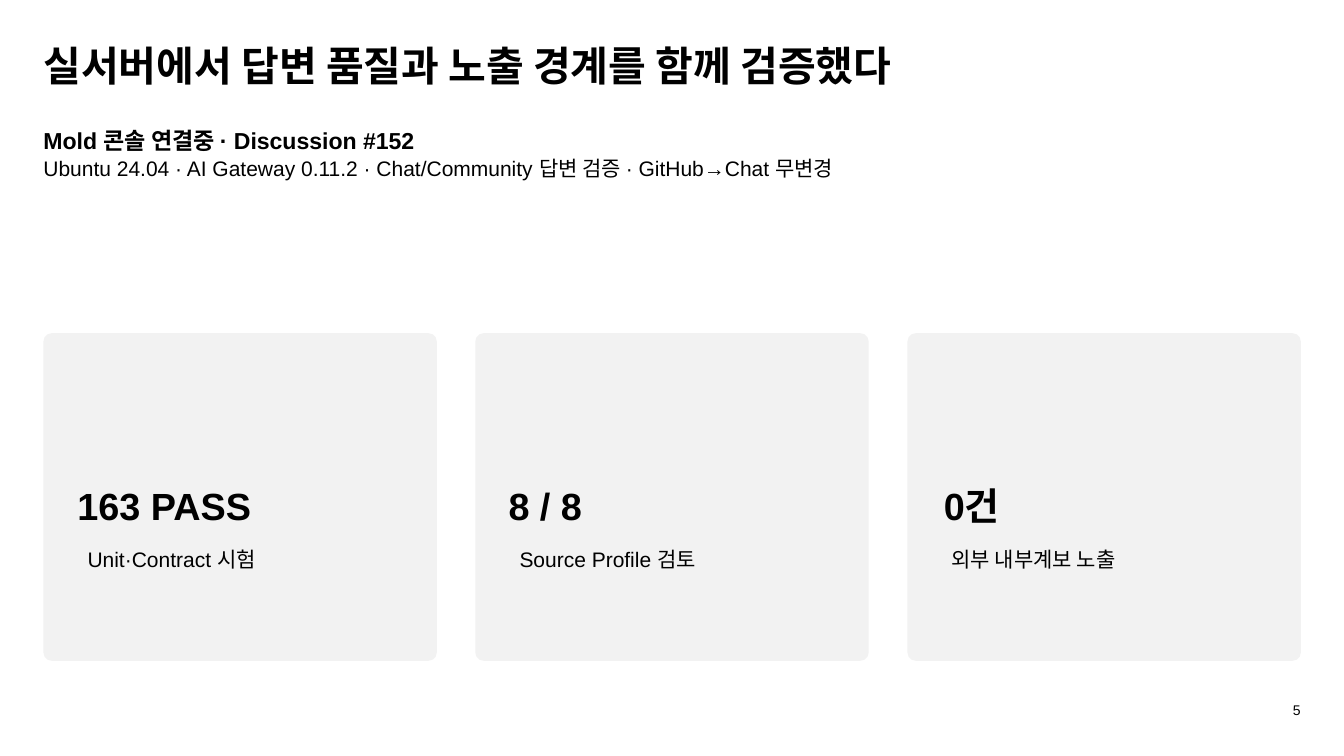
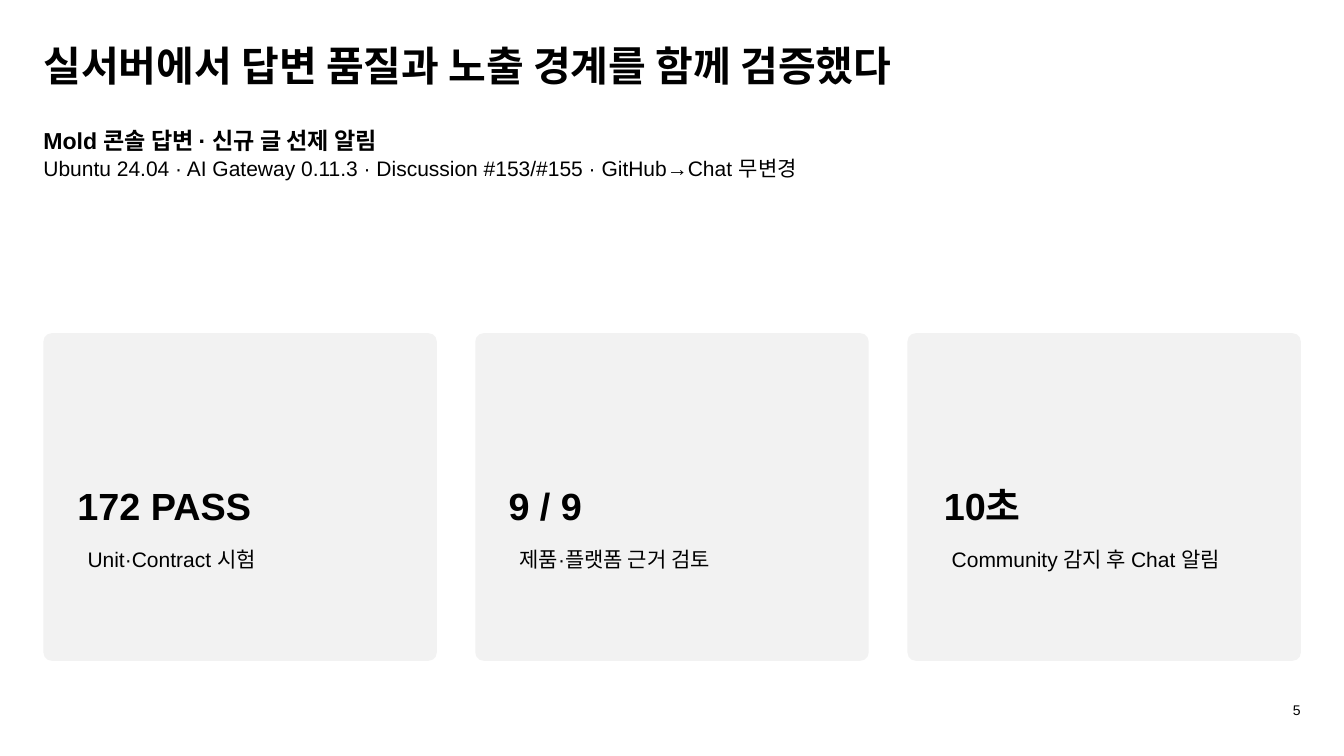
Before and after one commit to ablecloud-team/ablestack-techflow, a slide deck: slide 5 of output/presentation/techflow-versioned-safe-answer.pptx. Drawn at 1344x756 pixels with LibreOffice and Linux fonts; fonts in the diff are those of the drawing. Boxes give left, top, right and bottom in pixels: in the first picture for what was removed or moved away, otherwise in the second. Text is boxed around its words. In the diff, an @@ line names an element or a change of style, - is before the commit and + after.

Commit message:
feat: QEMU VNC 지원 답변과 Community 선제 알림 고도화

```diff
--- a/output/presentation/techflow-versioned-safe-answer.pptx
+++ b/output/presentation/techflow-versioned-safe-answer.pptx
@@ text at [43,129,797,181]: text changed @@
-Mold 콘솔 연결중 · Discussion #152
-Ubuntu 24.04 · AI Gateway 0.11.2 · Chat/Community 답변 검증 · GitHub→Chat 무변경
+Mold 콘솔 답변 · 신규 글 선제 알림
+Ubuntu 24.04 · AI Gateway 0.11.3 · Discussion #153/#155 · GitHub→Chat 무변경
@@ text at [77,493,251,521]: text changed @@
-163 PASS
+172 PASS
@@ text at [509,493,582,521]: text changed @@
-8 / 8
+9 / 9
@@ text at [944,490,1021,521]: text changed @@
-0건
+10초
@@ text at [520,549,710,569]: text changed @@
-Source Profile 검토
+제품·플랫폼 근거 검토
@@ text at [952,549,1220,571]: text changed @@
-외부 내부계보 노출
+Community 감지 후 Chat 알림
```
Also in this commit, not shown: 2 other slides changed, 25 other files.
